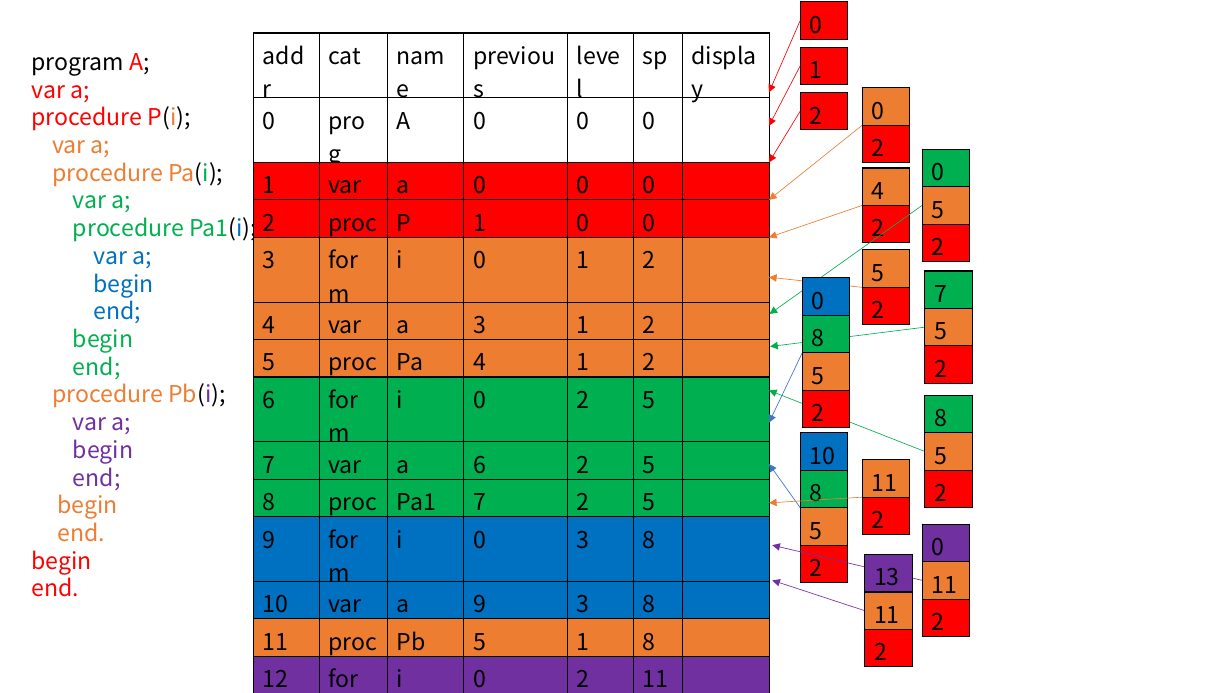
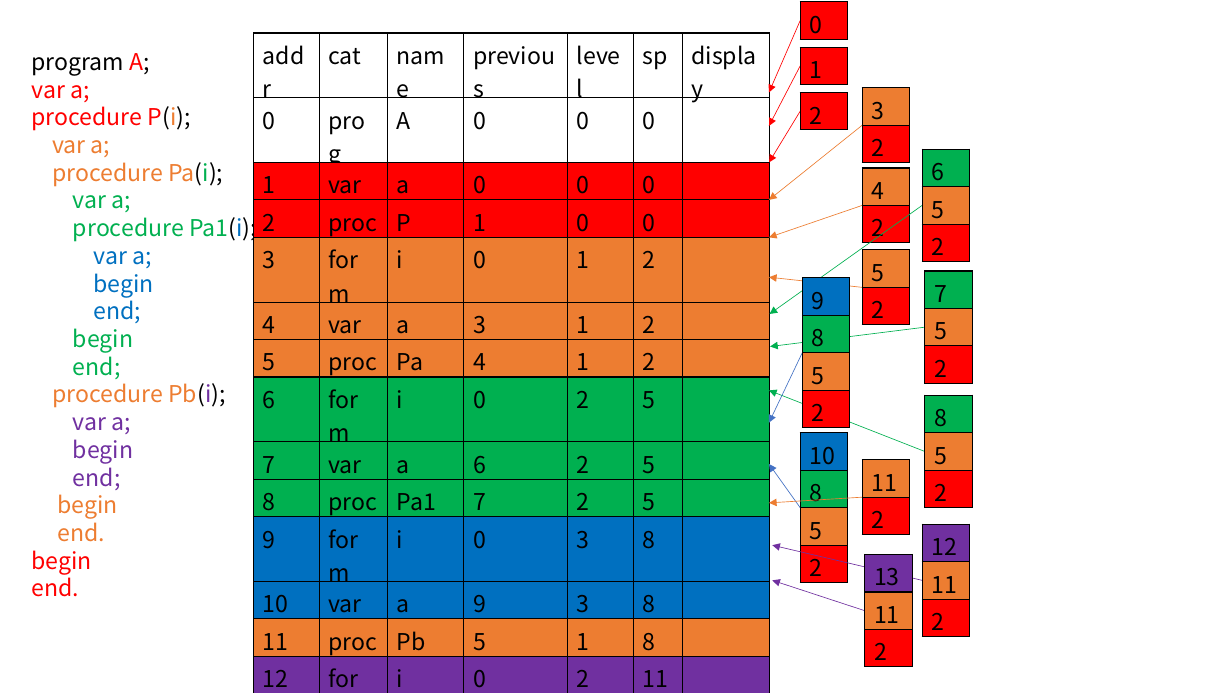
Before and after one commit to 162210107/compiler, a slide deck: slide 9 of docx/画图.pptx. Drawn at 1232x693 pixels with LibreOffice and Linux fonts; fonts in the diff are those of the drawing. Boxes give left, top, right and bottom in pixels: in the first picture for what was removed or moved away, otherwise in the second. Text is boxed around its words. In the diff, an @@ line names an element or a change of style, - is before the commit and + after.

```diff
--- a/docx/画图.pptx
+++ b/docx/画图.pptx
@@ table at (862, 88, 909, 163) @@
-row 1, column 1: 0
+row 1, column 1: 3
@@ table at (922, 149, 970, 262) @@
-row 1, column 1: 0
+row 1, column 1: 6
@@ table at (802, 278, 849, 428) @@
-row 1, column 1: 0
+row 1, column 1: 9
@@ table at (922, 524, 970, 637) @@
-row 1, column 1: 0
+row 1, column 1: 12
```
Also in this commit, not shown: 3 other slides changed, 13 slides added, 3 slides removed, 4 other files.
